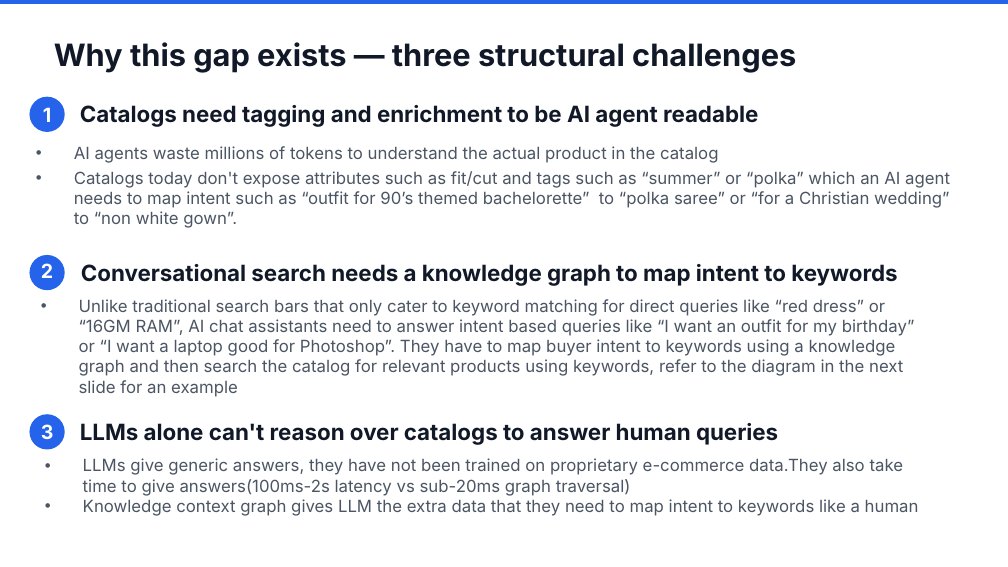
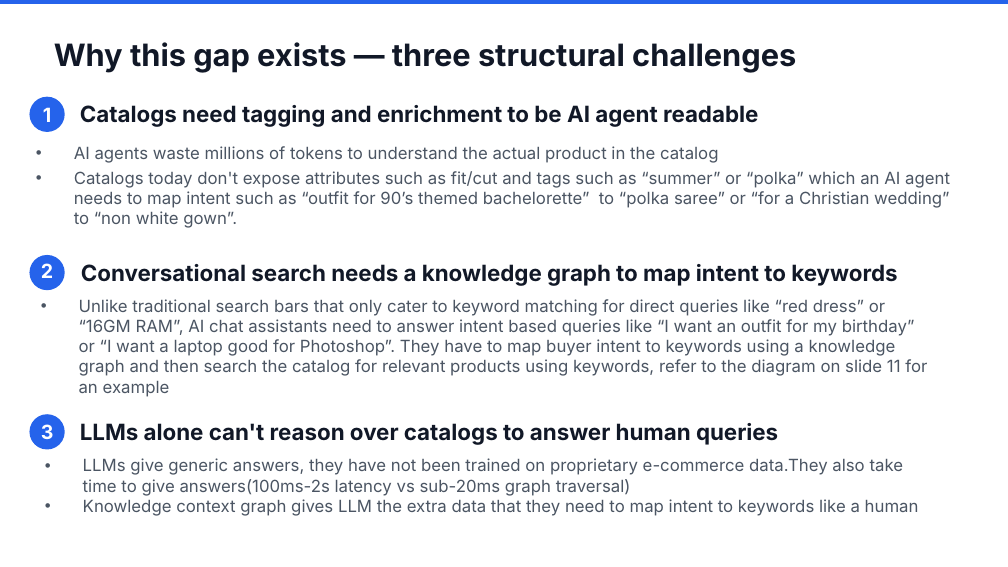
Before and after one commit to aantrikshhh/supersearch-ppt-templates, a slide deck: slide 5 of output/SS_Generic_Clothing.pptx. Drawn at 1008x567 pixels with LibreOffice and Linux fonts; fonts in the diff are those of the drawing. Boxes give left, top, right and bottom in pixels: in the first picture for what was removed or moved away, otherwise in the second. Text is boxed around its words. In the diff, an @@ line names an element or a change of style, - is before the commit and + after.

```diff
--- a/output/SS_Generic_Clothing.pptx
+++ b/output/SS_Generic_Clothing.pptx
@@ text at bbox=[79, 299, 927, 397]: text changed @@
-• Unlike traditional search bars that only cater to keyword matching for direct queries like “red dress” or “16GM RAM”, AI chat assistants need to answer intent based queries like “I want an outfit for my birthday” or “I want a laptop good for Photoshop”. They have to map buyer intent to keywords using a knowledge graph and then search the catalog for relevant products using keywords, refer to the diagram in the next slide for an example
+• Unlike traditional search bars that only cater to keyword matching for direct queries like “red dress” or “16GM RAM”, AI chat assistants need to answer intent based queries like “I want an outfit for my birthday” or “I want a laptop good for Photoshop”. They have to map buyer intent to keywords using a knowledge graph and then search the catalog for relevant products using keywords, refer to the diagram on slide 11 for an example
```
Also in this commit, not shown: 2 other slides changed, 10 other files.
